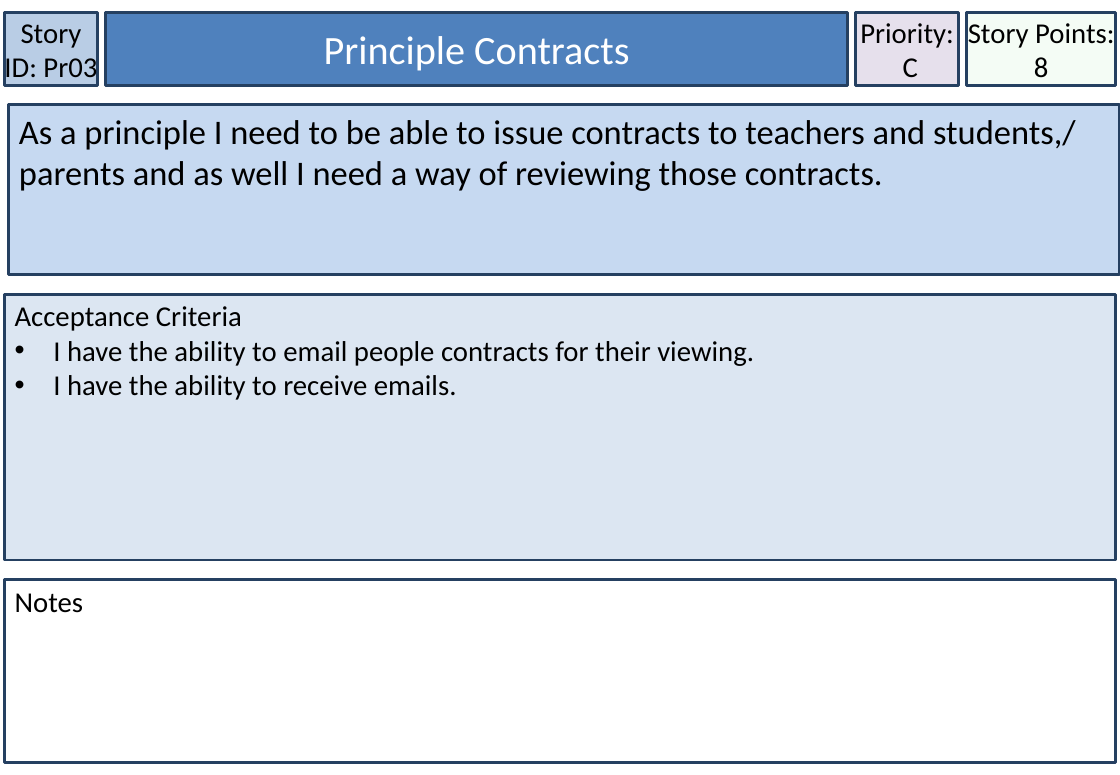
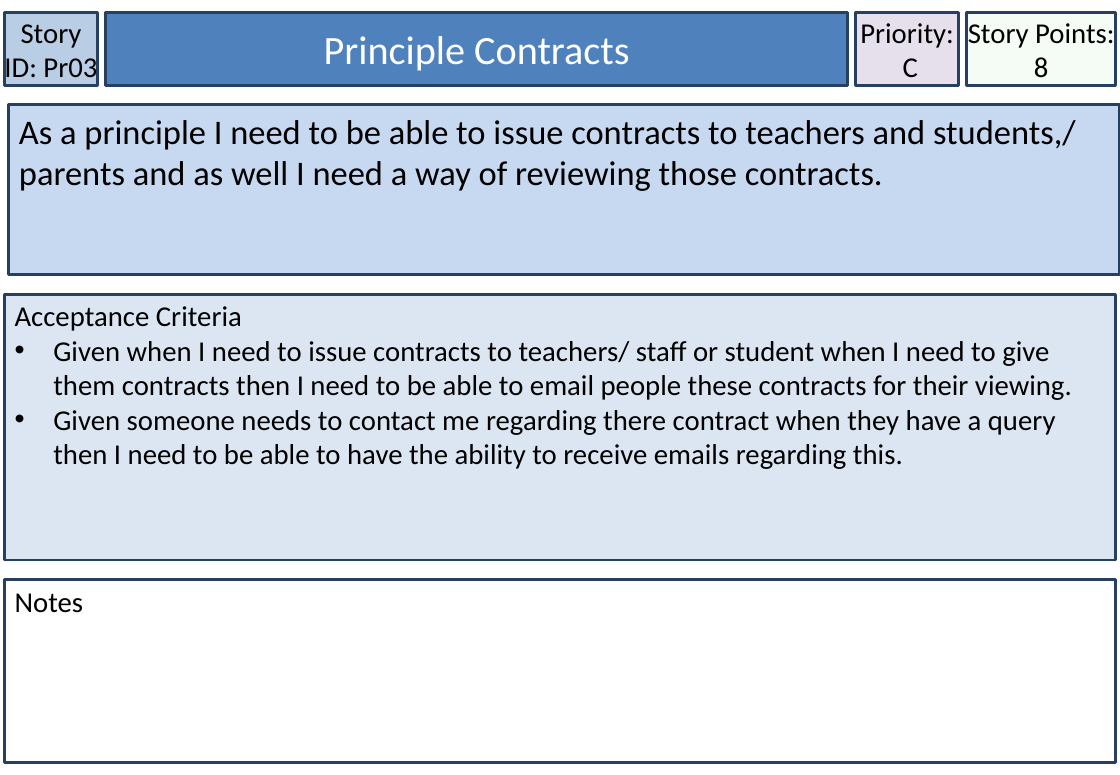
Before and after one commit to MichaelDevenish/IFB299MusicSchool, a slide deck: slide 29 of Documentation/Accpetance Criteria & User Stories/User Stories Final Format.pptx. Drawn at 1120x775 pixels with LibreOffice and Linux fonts; fonts in the diff are those of the drawing. Boxes give left, top, right and bottom in pixels: in the first picture for what was removed or moved away, otherwise in the second. Text is boxed around its words. In the diff, an @@ line names an element or a change of style, - is before the commit and + after.

```diff
--- a/Documentation/Accpetance Criteria & User Stories/User Stories Final Format.pptx
+++ b/Documentation/Accpetance Criteria & User Stories/User Stories Final Format.pptx
@@ text in rectangle at box(53, 341, 1072, 469): text changed @@
-• I have the ability to email people contracts for their viewing.
-• I have the ability to receive emails.
+• Given when I need to issue contracts to teachers/ staff or student when I need to give them contracts then I need to be able to email people these contracts for their viewing.
+• Given someone needs to contact me regarding there contract when they have a query then I need to be able to have the ability to receive emails regarding this.
```
Also in this commit, not shown: 18 other slides changed, 1 other file.
